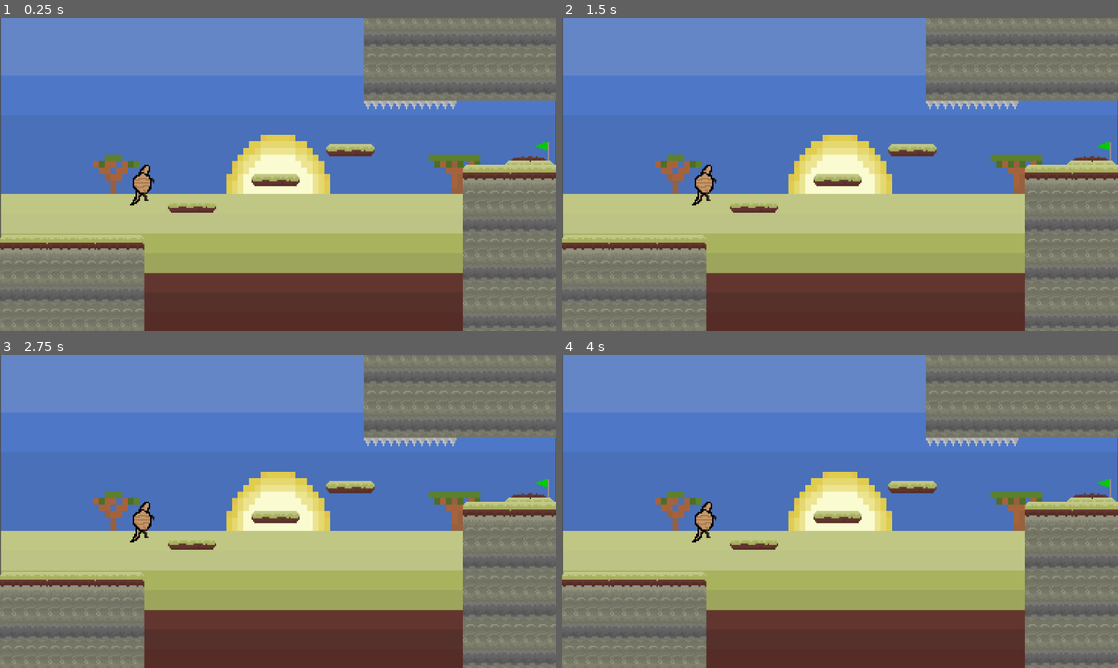
Above: before the commit, frames 1-4 (two rows, left to right).
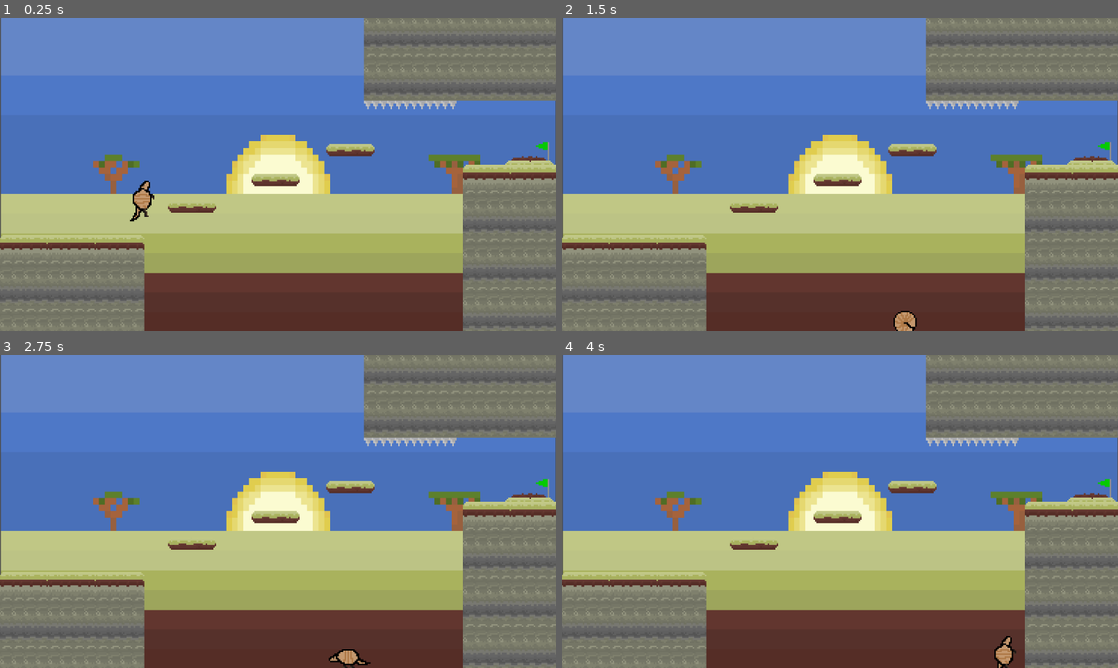
Above: after the commit, the same moments.

Repository: potatinator/codeday3-ihatecaiden
Game: Godot game, scene res://lvl2.tscn
Same seed, same stepped clock (60 frames per second), same inputs: the game is played once before the commit and once after it. This scene is started directly instead of the project's main scene.
Inputs:
- Up to frame 1 (0.25 s): no input
- Up to frame 2 (1.5 s): hold D (moveRight) from 0.53 s (still down); tap Shift (store) at 0.6, 1.35 s; tap W (jump) at 0.77 s
- Up to frame 3 (2.75 s): tap W (jump) at 1.52 s; release D (moveRight) at 2.03 s; hold A (moveLeft) from 2.03 s (still down); tap Shift (store) at 2.1 s
- Up to frame 4 (4 s): release A (moveLeft) at 2.78 s; hold D (moveRight) from 2.78 s (still down); tap Shift (store) at 2.85, 3.6 s; tap W (jump) at 3.02, 3.77 s

The runs differ from the first frame. In frame 1, 0.5% of the frame differs, in the area x 23-28%, y 46-66%; in frame 2, 0.5%; in frame 3, 0.6%; in frame 4, 0.6%, in the area x 23-82%, y 46-100%.
Error before the commit: Parse Error: Function "_ready" has the same name as a previously declared function. (res://character_body_2d.gd:31)

Commit message:
ahhhhhhhh

Diff:
--- a/character_body_2d.gd
+++ b/character_body_2d.gd
@@ -27,8 +27,6 @@
 signal dieSig
 func _ready() -> void:
 	dieSFX.play()
-
-func _ready() -> void:
 	animated_sprite_2d.visible = true
 
 func _physics_process(delta: float):
--- a/character_body_2d.tscn
+++ b/character_body_2d.tscn
@@ -128,6 +128,7 @@
 position = Vector2(0, -3)
 shape = SubResource("RectangleShape2D_ij6vw")
 debug_color = Color(0, 1, 0, 0.419608)
+
 [connection signal="body_entered" from="Area2D" to="." method="_on_area_2d_body_entered"]
 [connection signal="area_entered" from="Area2D2" to="." method="_on_area_2d_2_area_entered"]
 [connection signal="body_entered" from="Area2D2" to="." method="_on_area_2d_body_entered"]
--- a/end.tscn
+++ b/end.tscn
@@ -1,26 +1,25 @@
-
 [gd_scene load_steps=25 format=3 uid="uid://djvwt5ox6hkr1"]
 
-[ext_resource type="Texture2D" path="res://end.png" id="1_n735c"]
+[ext_resource type="Texture2D" uid="uid://boj55ejst3byp" path="res://end.png" id="1_n735c"]
 [ext_resource type="Script" path="res://win.gd" id="2_egc6y"]
-[ext_resource type="Texture2D" path="res://end animation/end 1.png" id="3_hlww3"]
-[ext_resource type="Texture2D" path="res://end animation/end 2.png" id="4_ol4y7"]
-[ext_resource type="Texture2D" path="res://end animation/end 3.png" id="5_qhkgd"]
-[ext_resource type="Texture2D" path="res://end animation/end 4.png" id="6_uvgpo"]
-[ext_resource type="Texture2D" path="res://end animation/end 5.png" id="7_tx5yu"]
-[ext_resource type="Texture2D" path="res://end animation/end 7.png" id="8_46nwd"]
-[ext_resource type="Texture2D" path="res://end animation/end 8.png" id="9_31upl"]
-[ext_resource type="Texture2D" path="res://end animation/end 9.png" id="10_okgvq"]
-[ext_resource type="Texture2D" path="res://end animation/end 10.png" id="11_1qndq"]
-[ext_resource type="Texture2D" path="res://end animation/end 11.png" id="12_8syjp"]
-[ext_resource type="Texture2D" path="res://end animation/end 12.png" id="13_r7fym"]
-[ext_resource type="Texture2D" path="res://end animation/end 13.png" id="14_2lcc4"]
-[ext_resource type="Texture2D" path="res://end animation/end 14.png" id="15_pqcue"]
-[ext_resource type="Texture2D" path="res://end animation/end 15.png" id="16_s4ed7"]
-[ext_resource type="Texture2D" path="res://end animation/end 16.png" id="17_e6rxa"]
-[ext_resource type="Texture2D" path="res://end animation/end 17.png" id="18_m0oet"]
-[ext_resource type="Texture2D" path="res://end animation/end 18.png" id="19_4i7on"]
-[ext_resource type="Texture2D" path="res://end animation/end 19.png" id="20_m07gb"]
+[ext_resource type="Texture2D" uid="uid://duw8c10qjrr7b" path="res://end animation/end 1.png" id="3_hlww3"]
+[ext_resource type="Texture2D" uid="uid://bmw38k3jptpsy" path="res://end animation/end 2.png" id="4_ol4y7"]
+[ext_resource type="Texture2D" uid="uid://d2ns5ws7igq08" path="res://end animation/end 3.png" id="5_qhkgd"]
+[ext_resource type="Texture2D" uid="uid://bjukhcw2i8gom" path="res://end animation/end 4.png" id="6_uvgpo"]
+[ext_resource type="Texture2D" uid="uid://651j1c5ojbsc" path="res://end animation/end 5.png" id="7_tx5yu"]
+[ext_resource type="Texture2D" uid="uid://bqy1a7kxu1s33" path="res://end animation/end 7.png" id="8_46nwd"]
+[ext_resource type="Texture2D" uid="uid://r4413ow34hgx" path="res://end animation/end 8.png" id="9_31upl"]
+[ext_resource type="Texture2D" uid="uid://bgpmf8w24ekn" path="res://end animation/end 9.png" id="10_okgvq"]
+[ext_resource type="Texture2D" uid="uid://c478tbvvk15ao" path="res://end animation/end 10.png" id="11_1qndq"]
+[ext_resource type="Texture2D" uid="uid://bjhy1riwpm2qy" path="res://end animation/end 11.png" id="12_8syjp"]
+[ext_resource type="Texture2D" uid="uid://b4k5par4uscmy" path="res://end animation/end 12.png" id="13_r7fym"]
+[ext_resource type="Texture2D" uid="uid://k2r74jraxinj" path="res://end animation/end 13.png" id="14_2lcc4"]
+[ext_resource type="Texture2D" uid="uid://lealtm0hxcr8" path="res://end animation/end 14.png" id="15_pqcue"]
+[ext_resource type="Texture2D" uid="uid://cfxlcdaickghv" path="res://end animation/end 15.png" id="16_s4ed7"]
+[ext_resource type="Texture2D" uid="uid://ce6tb1bygxv5o" path="res://end animation/end 16.png" id="17_e6rxa"]
+[ext_resource type="Texture2D" uid="uid://c8f5pg0wc0gxs" path="res://end animation/end 17.png" id="18_m0oet"]
+[ext_resource type="Texture2D" uid="uid://de0pty2lig5q2" path="res://end animation/end 18.png" id="19_4i7on"]
+[ext_resource type="Texture2D" uid="uid://fcy5drlfsxla" path="res://end animation/end 19.png" id="20_m07gb"]
 
 [sub_resource type="RectangleShape2D" id="RectangleShape2D_75yvt"]
 size = Vector2(100, 25)
--- a/lvl1.tscn
+++ b/lvl1.tscn
@@ -1,16 +1,12 @@
-
-[gd_scene load_steps=8 format=3 uid="uid://c42f6yum2e6tl"]
-
+[gd_scene load_steps=8 format=3 uid="uid://jm455nemvo7h"]
 
 [ext_resource type="PackedScene" uid="uid://btw57klxaykkh" path="res://walls.tscn" id="1_t5y7p"]
 [ext_resource type="PackedScene" uid="uid://drbulqxqdircb" path="res://character_body_2d.tscn" id="2_wg0iv"]
 [ext_resource type="PackedScene" uid="uid://bv637t6hemq5w" path="res://level components/full tile with connection point on both sides horiz.tscn" id="3_ok8r0"]
 [ext_resource type="PackedScene" uid="uid://c4q0dkp1c85uh" path="res://level components/full tile with connection point on left side horiz.tscn" id="4_wg0iv"]
 [ext_resource type="PackedScene" uid="uid://bbre1k5cd3rdr" path="res://level components/full tile with connection point on right side horiz.tscn" id="5_ok8r0"]
-
-[ext_resource type="PackedScene" uid="uid://cpky803bml7ak" path="res://background.tscn" id="6_audra"]
-[ext_resource type="PackedScene" path="res://end.tscn" id="7_x7kom"]
-
+[ext_resource type="PackedScene" path="res://background.tscn" id="6_audra"]
+[ext_resource type="PackedScene" uid="uid://djvwt5ox6hkr1" path="res://end.tscn" id="7_x7kom"]
 
 [node name="Node2D2" type="Node2D"]
 
@@ -124,7 +120,6 @@
 [node name="StaticBody2D34" parent="." instance=ExtResource("4_wg0iv")]
 position = Vector2(1012, 488)
 
-
 [node name="StaticBody2D54" parent="." instance=ExtResource("6_audra")]
 show_behind_parent = true
 
--- a/lvl2.tscn
+++ b/lvl2.tscn
@@ -1,17 +1,17 @@
-[gd_scene load_steps=11 format=3 uid="uid://b3n4kwinsmbm2"]
+[gd_scene load_steps=11 format=3 uid="uid://kdsw3yl6q7mg"]
 
 [ext_resource type="PackedScene" uid="uid://btw57klxaykkh" path="res://walls.tscn" id="1_1bcrd"]
 [ext_resource type="PackedScene" uid="uid://drbulqxqdircb" path="res://character_body_2d.tscn" id="2_p65l6"]
 [ext_resource type="PackedScene" uid="uid://dngpx677xb3rj" path="res://level components/full tile no connection point vert.tscn" id="3_p65l6"]
-[ext_resource type="PackedScene" uid="uid://vinovhk52fgt" path="res://big floor main.tscn" id="4_fqrjd"]
-[ext_resource type="PackedScene" uid="uid://bforvbb7alh1v" path="res://big floor top main.tscn" id="5_chaov"]
-[ext_resource type="PackedScene" uid="uid://0gh6jr76cq35" path="res://big floor right connect half.tscn" id="6_nm8qd"]
-[ext_resource type="PackedScene" uid="uid://cfpefh524jfu7" path="res://big floor left connect half.tscn" id="7_aq45b"]
+[ext_resource type="PackedScene" path="res://big floor main.tscn" id="4_fqrjd"]
+[ext_resource type="PackedScene" path="res://big floor top main.tscn" id="5_chaov"]
+[ext_resource type="PackedScene" path="res://big floor right connect half.tscn" id="6_nm8qd"]
+[ext_resource type="PackedScene" path="res://big floor left connect half.tscn" id="7_aq45b"]
 [ext_resource type="PackedScene" uid="uid://u4bos5oxde6x" path="res://level components/spike.tscn" id="8_aq45b"]
-[ext_resource type="PackedScene" uid="uid://cpky803bml7ak" path="res://background.tscn" id="9_jukch"]
-[ext_resource type="PackedScene" path="res://end.tscn" id="10_vcnes"]
+[ext_resource type="PackedScene" path="res://background.tscn" id="9_jukch"]
+[ext_resource type="PackedScene" uid="uid://djvwt5ox6hkr1" path="res://end.tscn" id="10_vcnes"]
 
-[node name="Node2D" type="Node2D"]
+[node name="Node2D2" type="Node2D"]
 
 [node name="Camera2D" type="Camera2D" parent="."]
 anchor_mode = 0
--- a/node_2d.tscn
+++ b/node_2d.tscn
@@ -23,6 +23,7 @@
 editor_draw_limits = true
 
 [node name="walls" parent="." instance=ExtResource("3_epypp")]
+padding = 50
 
 [node name="StaticBody2D" parent="." instance=ExtResource("5_q6r6c")]
 position = Vector2(80, 506)
Not shown: 1 places in Lvl4.tscn that only renumber resources
Not shown, added: New Game Project.apple-touch-icon.png.import
Not shown, added: New Game Project.icon.png.import
Not shown, added: New Game Project.png.import
Not shown: 1 places in node_2d.tscn that only renumber resources
